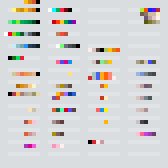
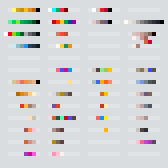
Comparing the layer stacks of the two 168 × 168 images. Changes:
removed layer "gremplin-wants" from group "Colors" over [140, 8, 160, 24]
removed layer "guitar" from group "Colors" over [24, 0, 40, 4]
painted on "dino, snowy mountain, chilli" over [68, 8, 72, 12]
removed layer "snake" from group "Colors" over [8, 56, 24, 60]
painted on "mixer" over [24, 32, 36, 36]
renamed "update-for-this-one (saturn)" to "stapler, lips, heart", painted on it over [88, 8, 116, 80]
renamed "rock, chainsaw, robot" to "duck", painted on it over [56, 44, 80, 48]
added layer "cordless phone" in group "Colors" over [92, 20, 112, 24]
added layer "Layer 7" in group "Colors" over [132, 32, 156, 48]
added layer "piano, chainsaw, rangefinder, mouse, bank, orca, robot, rock, raven, nicrophone…" in group "Colors" over [124, 20, 164, 24]
renamed "duck" to "Layer 3 copy", moved it into group "n white to c black (piano, chainsaw, rangefinder, mouse, bank, orca, robot, roc…", painted on it over [88, 8, 164, 52]
removed layer "Layer 3" from group "Colors" over [56, 92, 76, 96]
removed layer "mushroom" from group "Colors" over [88, 140, 104, 144]
removed layer "phone" from group "Colors" over [8, 92, 40, 96]
painted on "Layer 1 copy" over [12, 60, 156, 156]
